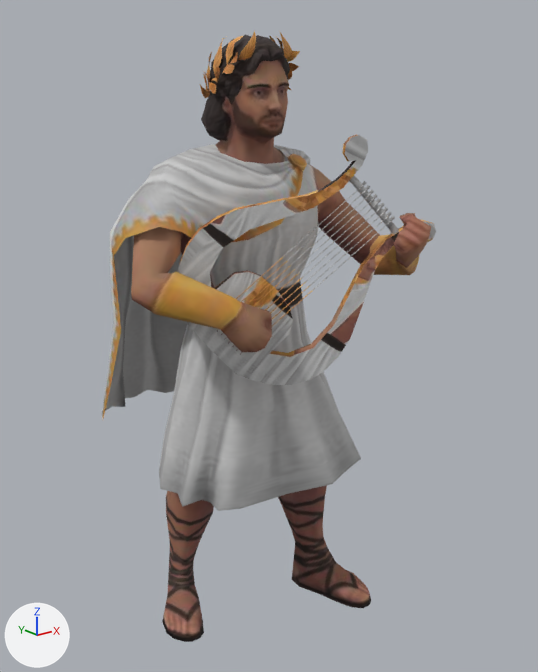
Two versions of the glTF model public/assets/unit-models/157-orpheus.glb, one commit apart.
One viewpoint serves both versions: a camera (50 mm lens) standing at (-1.5, -2.01, 1.87) and looking at (0.08, -0.03, 1.08). The axes (+X, +Y, +Z) are drawn at lower left. The lights are the same throughout. The older version comes first. Vertices at exactly the same position are counted once.
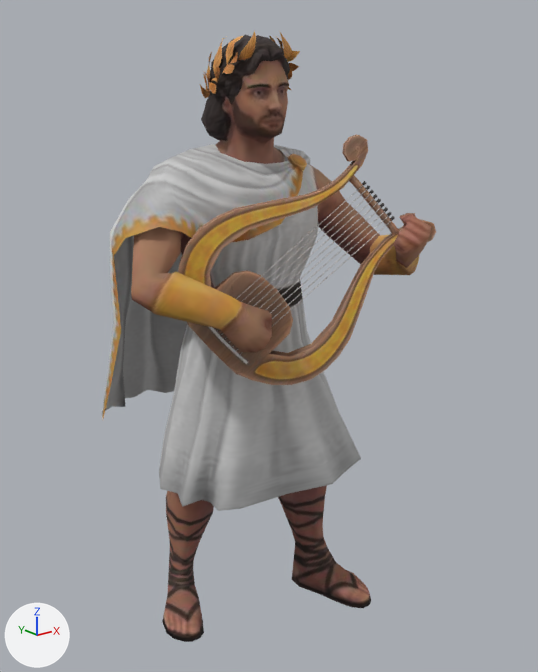
Boxes (x1, y1, x2, y2) around the edits, measured in the pictures (538 x 672 px):
part 1 of me_mesh_0, recoloured (grey to brown): (178, 134, 436, 385) in both

The change, as a diff of the scene's bpy script:
```diff
--- a/public/assets/unit-models/157-orpheus.glb.py
+++ b/public/assets/unit-models/157-orpheus.glb.py
@@ img_image_1 @@
+img_image_1 = load_image('Image_1', '_unpacked/Image_1', 512, 512, 'sRGB')
@@ mat_material_1 @@
+mat_material_1 = principled_material('Material_1')
+mat_material_1.texture = img_image_1
+mat_material_1.metallic = 0.05
+mat_material_1.roughness = 0.85
@@ me_mesh_0 @@
 me_mesh_0.from_pydata(...)  # 1827 vertices, 3005 faces; spans x -0.5..0.46, y -0.57..0.62, z 0.0..2.07
 # used by ob_mesh_0; location = (0.0, 0.0, 0.0)
+# me_mesh_0 part 1: 632 of the faces centred in x -0.34..0.34, y -0.53..-0.1, z 1.01..1.77 switch from mat_material_0 (picture img_image_0) to mat_material_1 (picture img_image_1)
```
